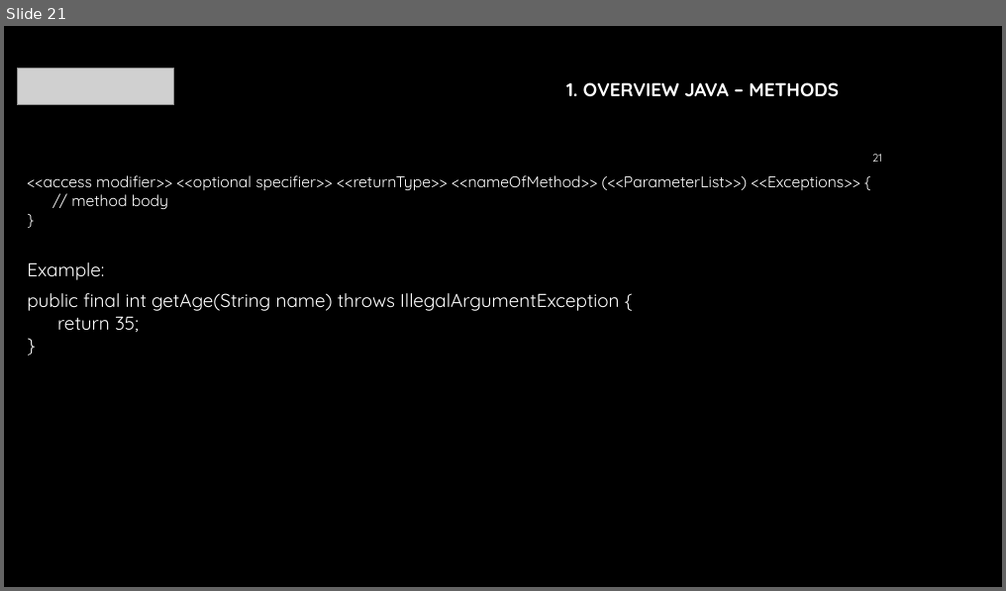
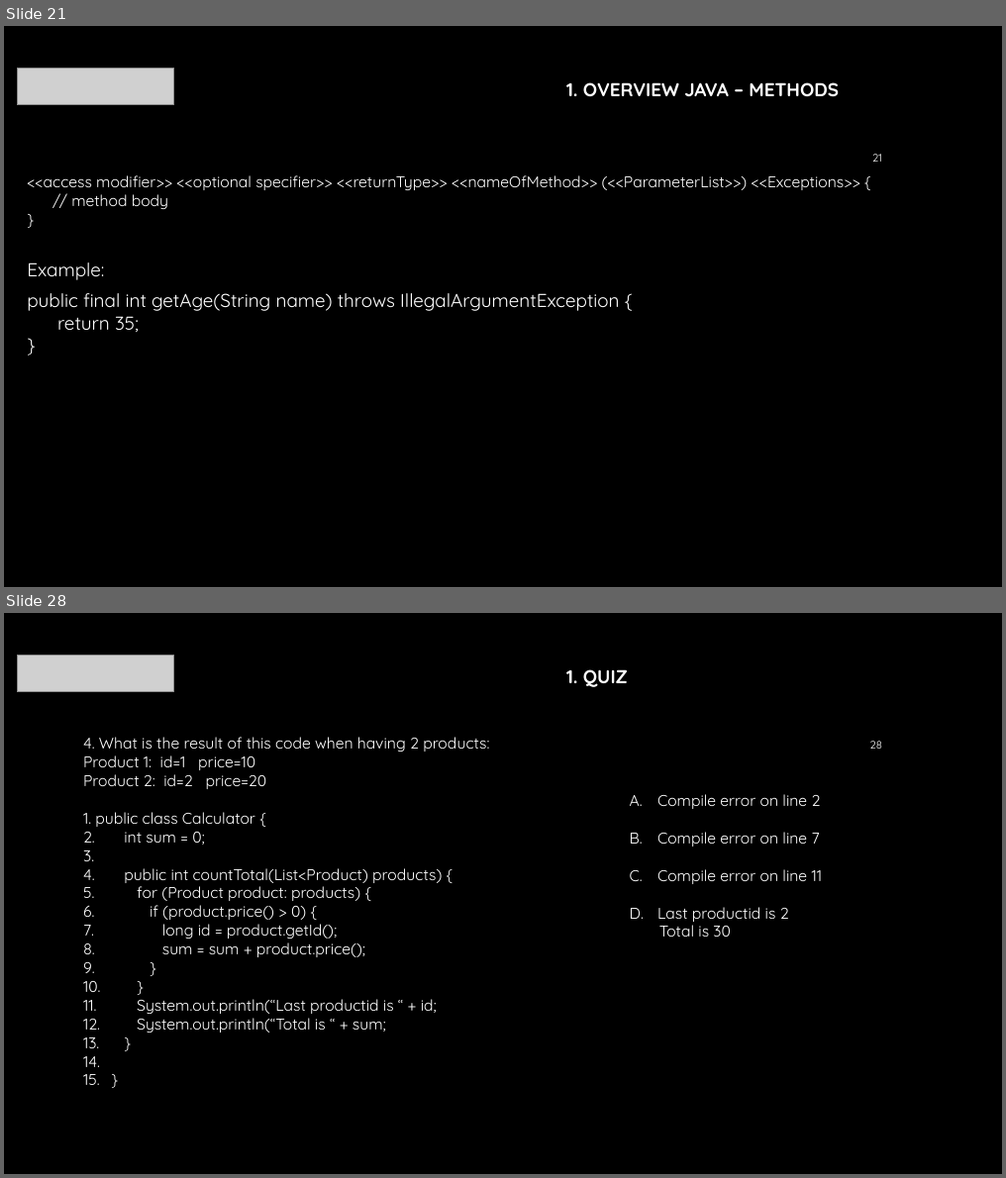
Before and after one commit to mraalten/javafundamentals, a slide deck: docs/training/Presentation.pptx. Shown one above the other, each under a label of ours: slide 21 before the commit, slides 21 and 28 after it; the slides between them are not shown. The pictures are 1006x591 and 1006x1178 pixels, drawn with LibreOffice and Linux fonts; fonts in the diff are those of the drawing; grey boxes stand for pictures; background and template pictures are left out. Boxes give left, top, right and bottom in pixels: in the first picture for what was removed or moved away, otherwise in the second. Text is boxed around its words. In the diff, an @@ line names an element or a change of style, - is before the commit and + after.

Commit message:
small changes

```diff
--- a/docs/training/Presentation.pptx
+++ b/docs/training/Presentation.pptx
@@ slide 28 added at (x1=4, y1=613, x2=1002, y2=1174), background #000000 @@
@@ picture added at (x1=18, y1=655, x2=174, y2=692) @@
@@ text added at (x1=566, y1=669, x2=628, y2=687), 18 pt, text #FFFFFF, bold @@
+1. QUIZ
@@ text added at (x1=83, y1=737, x2=489, y2=1033), 15 pt, text #FFFFFF @@
+4. What is the result of this code when having 2 products:
+Product 1: id=1 price=10
+Product 2: id=2 price=20
+1. public class Calculator {
+2. int sum = 0;
+3. public int countTotal(List<Product) products) {
+4. for (Product product: products) {
+5. if (product.price() > 0) {
+6. long id = product.getId();
+7. sum = sum + product.price();
+8. }
+9. }
+10. System.out.println(“Last productid is “ + id;
+11. System.out.println(“Total is “ + sum;
+12. }
+13. }
@@ page number added at (x1=870, y1=741, x2=882, y2=749), 10.5 pt, text #FFFFFF @@
+28
@@ text added at (x1=657, y1=794, x2=822, y2=937), 15 pt, text #FFFFFF @@
+A. Compile error on line 2
+B. Compile error on line 7
+C. Compile error on line 11
+D. Last productid is 2
+Total is 30
```
Also in this commit, not shown: 1 slide changed, 7 other slides added.
